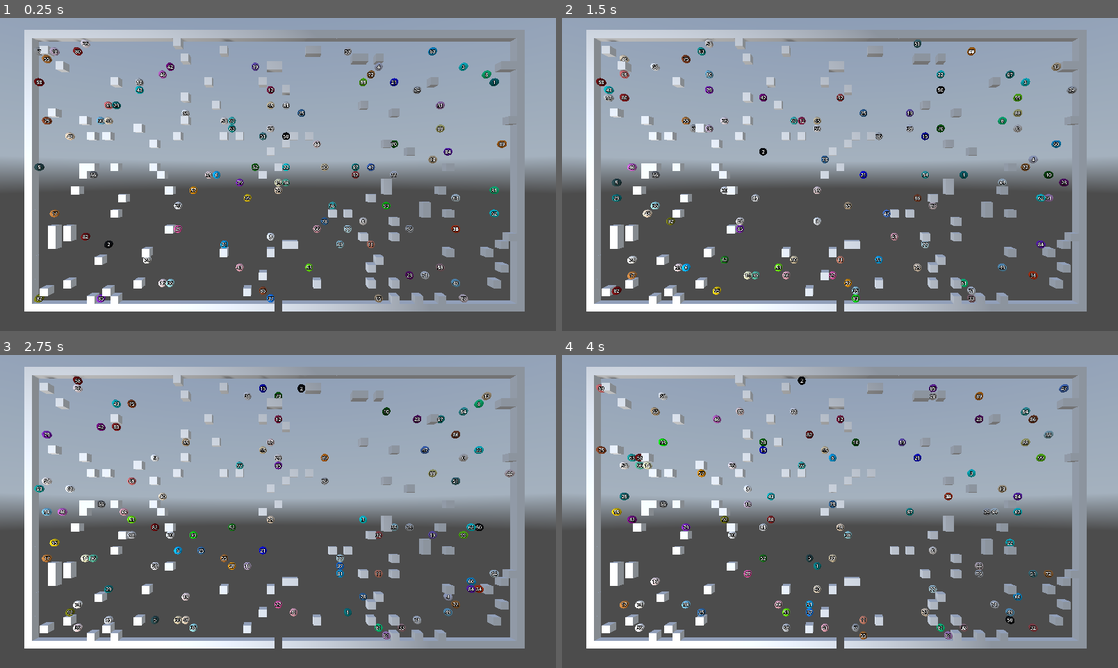
Above: before the commit, frames 1-4 (two rows, left to right).
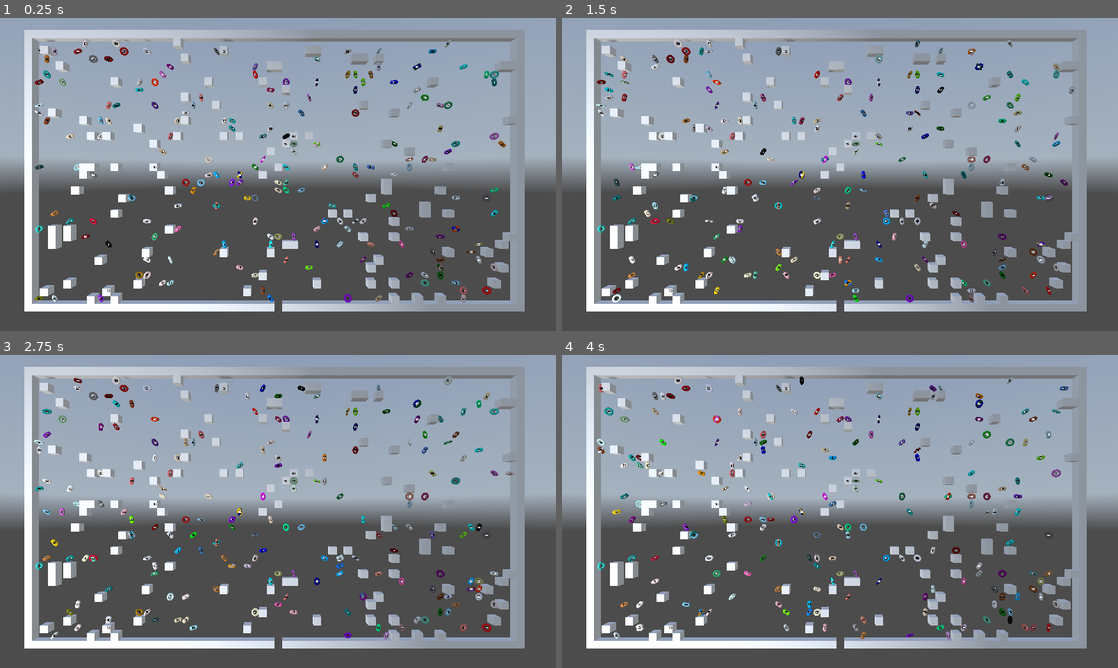
Above: after the commit, the same moments.

Repository: kasworld/gd4snakebyte3d
Game: Godot game, scene res://main.tscn
Same seed, same stepped clock (60 frames per second), same inputs: the game is played once before the commit and once after it. A sky picture missing from this copy of the repository is replaced by a grey-blue gradient.
Inputs (mouse positions are in pixels of both pictures, inside the frame that each line leads up to):
- Up to frame 1 (0.25 s): no input
- Up to frame 2 (1.5 s): tap Enter at 0.5 s; move the mouse to (962, 158) at 0.52 s; click (962, 158) at 0.67 s; move the mouse to (728, 190) at 1.27 s; click (728, 190) at 1.42 s
- Up to frame 3 (2.75 s): move the mouse to (333, 442) at 2.02 s; click (333, 442) at 2.17 s
- Up to frame 4 (4 s): move the mouse to (812, 574) at 2.77 s; click (812, 574) at 2.92 s; move the mouse to (1006, 558) at 3.52 s; click (1006, 558) at 3.67 s

The runs differ from the first frame. In frame 1, 3.9% of the frame differs, in the area x 6-92%, y 6-91%; in frame 2, 3.8%; in frame 3, 3.9%, in the area x 6-93%, y 6-91%; in frame 4, 3.8%.

Commit message:
add apple

Diff:
--- /dev/null
+++ b/apple.gd
@@ -0,0 +1,26 @@
+extends Node3D
+class_name Apple
+
+var number :int
+var pos2d :Vector2i
+var field :PlacedThings
+var rotate_v :float
+
+func _to_string() -> String:
+	return "Apple%d (%d,%d)" % [number, pos2d.x,pos2d.y]
+
+func init(f :PlacedThings, p2d :Vector2i, n :int) -> Apple:
+	number = n
+	$"번호".text = "%d" % number
+	field = f
+	pos2d = p2d
+	$"모양".mesh.material.albedo_color = NamedColorList.color_list.pick_random()[0]
+	$"모양".rotation.z = randf_range(-PI,PI)
+	rotate_v = randf_range(-5,5)
+	return self
+
+func get_pos3d() -> Vector3:
+	return Settings.vector2i_to_vector3(pos2d)
+
+func _process(delta: float) -> void:
+	$"모양".rotate_x(delta*rotate_v)
--- /dev/null
+++ b/apple.tscn
@@ -0,0 +1,22 @@
+[gd_scene load_steps=4 format=3 uid="uid://de3ncklkxr01"]
+
+[ext_resource type="Script" uid="uid://cg01ie0jg3oe3" path="res://apple.gd" id="1_3ed3y"]
+
+[sub_resource type="StandardMaterial3D" id="StandardMaterial3D_3ed3y"]
+resource_local_to_scene = true
+
+[sub_resource type="TorusMesh" id="TorusMesh_n78qv"]
+resource_local_to_scene = true
+material = SubResource("StandardMaterial3D_3ed3y")
+inner_radius = 0.25
+outer_radius = 0.5
+
+[node name="Apple" type="Node3D"]
+script = ExtResource("1_3ed3y")
+
+[node name="모양" type="MeshInstance3D" parent="."]
+mesh = SubResource("TorusMesh_n78qv")
+
+[node name="번호" type="Label3D" parent="."]
+pixel_size = 0.01
+no_depth_test = true
--- a/plum.gd
+++ b/plum.gd
@@ -5,6 +5,7 @@
 var pos2d :Vector2i
 var move_dir :Dir8Lib.Dir
 var field :PlacedThings
+var rotate_v :float
 
 func _to_string() -> String:
 	return "Plum%d (%d,%d) %s" % [number, pos2d.x,pos2d.y, move_dir]
@@ -16,7 +17,12 @@
 	pos2d = p2d
 	move_dir = d
 	$"모양".mesh.material.albedo_color = NamedColorList.color_list.pick_random()[0]
+	$"모양".rotation.z = randf_range(-PI,PI)
+	rotate_v = randf_range(-5,5)
 	return self
+
+func _process(delta: float) -> void:
+	$"모양".rotate_z(delta*rotate_v)
 
 func get_pos3d() -> Vector3:
 	return Settings.vector2i_to_vector3(pos2d)
--- a/plum.tscn
+++ b/plum.tscn
@@ -4,18 +4,19 @@
 
 [sub_resource type="StandardMaterial3D" id="StandardMaterial3D_3dh1o"]
 resource_local_to_scene = true
-albedo_color = Color(1, 0.643137, 1, 1)
 
-[sub_resource type="SphereMesh" id="SphereMesh_3dh1o"]
+[sub_resource type="CapsuleMesh" id="CapsuleMesh_yjcpj"]
 resource_local_to_scene = true
 material = SubResource("StandardMaterial3D_3dh1o")
+radius = 0.25
+height = 1.0
 
 [node name="Plum" type="Node3D"]
 script = ExtResource("1_3dh1o")
 
 [node name="모양" type="MeshInstance3D" parent="."]
-mesh = SubResource("SphereMesh_3dh1o")
+mesh = SubResource("CapsuleMesh_yjcpj")
 
 [node name="번호" type="Label3D" parent="."]
-pixel_size = 0.02
+pixel_size = 0.01
 no_depth_test = true
--- a/stage.gd
+++ b/stage.gd
@@ -2,9 +2,10 @@
 class_name Stage
 
 var plum_scene = preload("res://plum.tscn")
-
+var apple_scene = preload("res://apple.tscn")
 var field :PlacedThings
 var plum_list :Array
+var apple_list :Array
 
 func _ready() -> void:
 	field = PlacedThings.new(Settings.FieldSize)
@@ -17,6 +18,12 @@
 		var pl = plum_scene.instantiate().init(field, rand2dpos() , Dir8Lib.DiagonalList.pick_random(), i)
 		add_child(pl)
 		plum_list.append(pl)
+
+	for i in 100:
+		var ap = apple_scene.instantiate().init(field, rand2dpos() , i)
+		add_child(ap)
+		apple_list.append(ap)
+		ap.position = ap.get_pos3d()
 
 func process_frame() -> void:
 	for p in plum_list:
@@ -37,6 +44,5 @@
 func rand2dpos() -> Vector2i:
 	return Vector2i( randi_range(1,Settings.FieldWidth-2), randi_range(1,Settings.FieldHeight-2) )
 
-
 func _on_timer_timeout() -> void:
 	process_frame()
Not shown, added: apple.gd.uid
